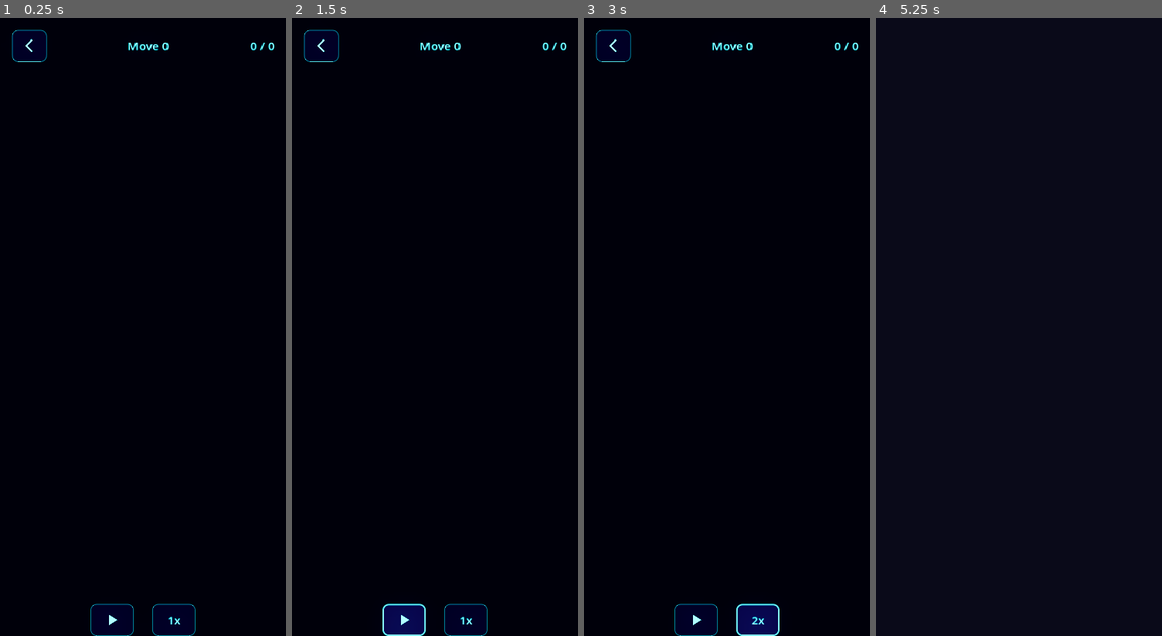
Above: before the commit, frames 1-4 (left to right).
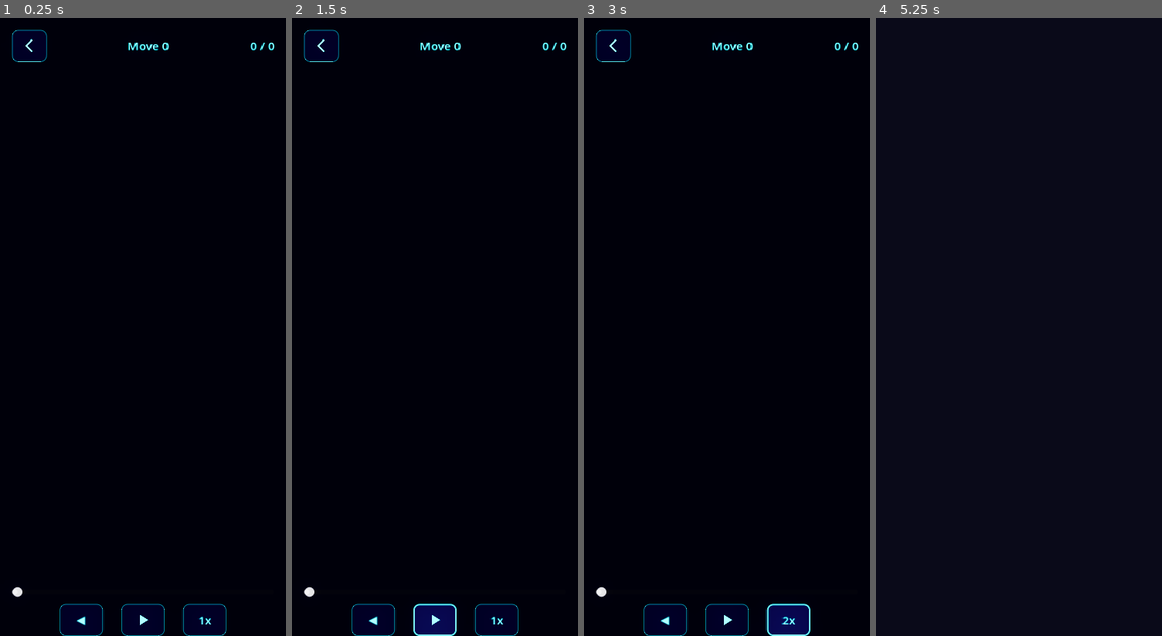
Above: after the commit, the same moments.

Repository: mchambers-mojang/sweet-vinegar-games
Game: Godot game, scene res://scenes/replay_viewer.tscn
Same seed, same stepped clock (60 frames per second), same inputs: the game is played once before the commit and once after it. This scene is started directly instead of the project's main scene.
Inputs (mouse positions are in pixels of both pictures, inside the frame that each line leads up to; where the layout moved, square brackets give the same spot in the first picture):
- Up to frame 1 (0.25 s): no input
- Up to frame 2 (1.5 s): click (372, 617) at 0.5 s, where only the run after the commit has a clickable "◀"; click (435, 617) [403, 617] at 1.25 s
- Up to frame 3 (3 s): click (727, 617) [695, 617] at 2 s; click "1x" at 2.75 s
- Up to frame 4 (5.25 s): click "2x" at 3.5 s; click "4x" at 4.25 s; click (904, 48) at 5 s

The runs differ from the first frame. In frame 1, 2.3% of the frame differs, in the area x 4-80%, y 92-100%; in frame 2, 2.7%; in frame 3, 2.5%; in frame 4, nothing differs.

Commit message:
Fix sudoku phantom frames and implement backward scrubbing

Diff:
--- a/scenes/replay_viewer.tscn
+++ b/scenes/replay_viewer.tscn
@@ -46,10 +46,23 @@
 size_flags_vertical = 3
 size_flags_horizontal = 3
 
+[node name="ScrubBar" type="HSlider" parent="MarginContainer/VBoxContainer"]
+unique_name_in_owner = true
+layout_mode = 2
+min_value = 0.0
+max_value = 1.0
+step = 1.0
+
 [node name="Controls" type="HBoxContainer" parent="MarginContainer/VBoxContainer"]
 layout_mode = 2
 alignment = 1
 theme_override_constants/separation = 24
+
+[node name="StepBackButton" type="Button" parent="MarginContainer/VBoxContainer/Controls"]
+unique_name_in_owner = true
+layout_mode = 2
+custom_minimum_size = Vector2(60, 44)
+text = "◀"
 
 [node name="PlayButton" type="Button" parent="MarginContainer/VBoxContainer/Controls"]
 unique_name_in_owner = true
--- a/scripts/replays/game_replay_adapter.gd
+++ b/scripts/replays/game_replay_adapter.gd
@@ -29,3 +29,10 @@
 ## Return an empty array to include all frame types.
 func get_visual_event_types() -> Array[String]:
 	return []
+
+
+## Fine-grained frame filter called after get_visual_event_types() passes.
+## Return false to discard a frame at collection time (e.g. notes-mode inputs).
+## Default accepts every frame that passed the type filter.
+func should_include_frame(_frame: Dictionary) -> bool:
+	return true
--- a/scripts/replays/replay_player.gd
+++ b/scripts/replays/replay_player.gd
@@ -7,6 +7,8 @@
 @onready var back_button: Button = %BackButton
 @onready var play_button: Button = %PlayButton
 @onready var speed_button: Button = %SpeedButton
+@onready var step_back_button: Button = %StepBackButton
+@onready var scrub_bar: HSlider = %ScrubBar
 @onready var progress_label: Label = %ProgressLabel
 @onready var info_label: Label = %InfoLabel
 @onready var adapter_container: Control = %AdapterContainer
@@ -20,6 +22,7 @@
 var _playback_speed: float = 1.0
 var _visual: Control = null
 var _initial_state: Dictionary = {}
+var _scrub_updating: bool = false
 
 const SPEED_OPTIONS := [1, 2, 4]
 var _speed_index: int = 0
@@ -36,6 +39,8 @@
 	play_button.pressed.connect(_toggle_play)
 	speed_button.pressed.connect(_cycle_speed)
 	speed_button.text = "1x"
+	step_back_button.pressed.connect(_step_back)
+	scrub_bar.value_changed.connect(_on_scrub_bar_value_changed)
 	set_process(false)
 
 	var replay := ReplayManager.get_pending_playback()
@@ -69,13 +74,15 @@
 	# Board _ready() has now run; initialize to the recorded initial state.
 	_adapter.reset_to_state(_initial_state, _visual)
 
-	# Collect only visually meaningful frames
+	# Collect only visually meaningful frames, applying both the type filter
+	# and the adapter's fine-grained per-frame filter.
 	var visual_types := _adapter.get_visual_event_types()
 	_frames = []
 	for frame in _replay.get("frames", []):
 		var event_type := str(frame.get("input_event", {}).get("type", ""))
 		if visual_types.is_empty() or event_type in visual_types:
-			_frames.append(frame)
+			if _adapter.should_include_frame(frame):
+				_frames.append(frame)
 
 	_current_frame = 0
 	_playing = false
@@ -102,6 +109,30 @@
 	speed_button.text = str(int(_playback_speed)) + "x"
 
 
+func _step_back() -> void:
+	scrub_to(_current_frame - 1)
+
+
+## Jump to an arbitrary frame index, rebuilding state from scratch when going backward.
+func scrub_to(target_frame: int) -> void:
+	if _adapter == null or _visual == null:
+		return
+	target_frame = clampi(target_frame, 0, _frames.size())
+	_playing = false
+	set_process(false)
+	_adapter.reset_to_state(_initial_state, _visual)
+	for i in range(target_frame):
+		_adapter.apply_frame(_frames[i], _visual)
+	_current_frame = target_frame
+	_update_ui()
+
+
+func _on_scrub_bar_value_changed(value: float) -> void:
+	if _scrub_updating:
+		return
+	scrub_to(int(value))
+
+
 func _process(delta: float) -> void:
 	if not _playing:
 		return
@@ -124,6 +155,11 @@
 	play_button.text = ""
 	IconManager.apply_icon(play_button, "pause" if _playing else "play")
 	info_label.text = "Move %d" % _current_frame
+	step_back_button.disabled = _current_frame <= 0
+	_scrub_updating = true
+	scrub_bar.max_value = max(total, 1)
+	scrub_bar.value = _current_frame
+	_scrub_updating = false
 
 
 func _create_adapter(game_mode: String) -> GameReplayAdapter:
--- a/scripts/replays/sudoku_replay_adapter.gd
+++ b/scripts/replays/sudoku_replay_adapter.gd
@@ -22,15 +22,22 @@
 		board.load_puzzle(puzzle)
 
 
+func should_include_frame(frame: Dictionary) -> bool:
+	var input_event: Dictionary = frame.get("input_event", {})
+	var event_type := str(input_event.get("type", ""))
+	var payload: Dictionary = input_event.get("payload", {})
+	# Notes-mode inputs have no visual effect; reject at collection time so the
+	# frame counter and progress slider stay accurate.
+	if event_type == "number_input" and bool(payload.get("notes_mode", false)):
+		return false
+	return true
+
+
 func apply_frame(frame: Dictionary, visual: Control) -> void:
 	var board := visual as SudokuBoard
 	var input_event: Dictionary = frame.get("input_event", {})
 	var event_type := str(input_event.get("type", ""))
 	var payload: Dictionary = input_event.get("payload", {})
-
-	# Skip notes-mode inputs — they are not visually meaningful for replay
-	if event_type == "number_input" and bool(payload.get("notes_mode", false)):
-		return
 
 	var index := int(payload.get("index", -1))
 	var number := 0
